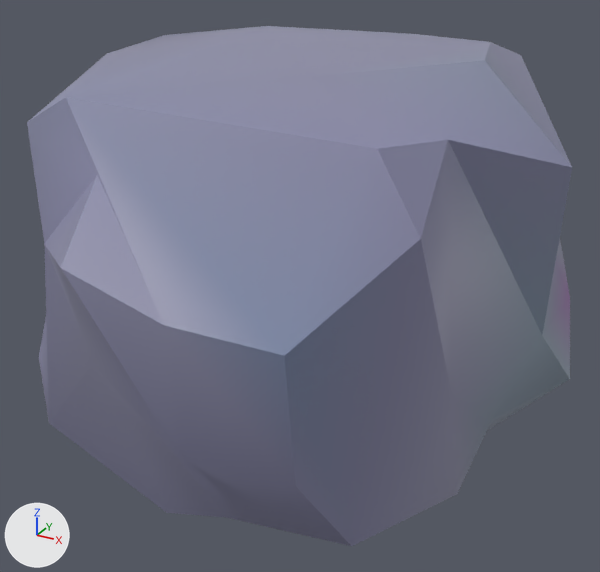
Renders of the glTF model dist/Model/iron.glb from each side of a commit.
One viewpoint serves both versions: a 50 mm camera at (0.973, -1.764, 0.811) aimed at (0.007, -0.008, -0.067). The lights are fixed; the arrows at lower left show +X, +Y and +Z. Vertices at the same position are counted once.

In view in the first picture: 'iron'.
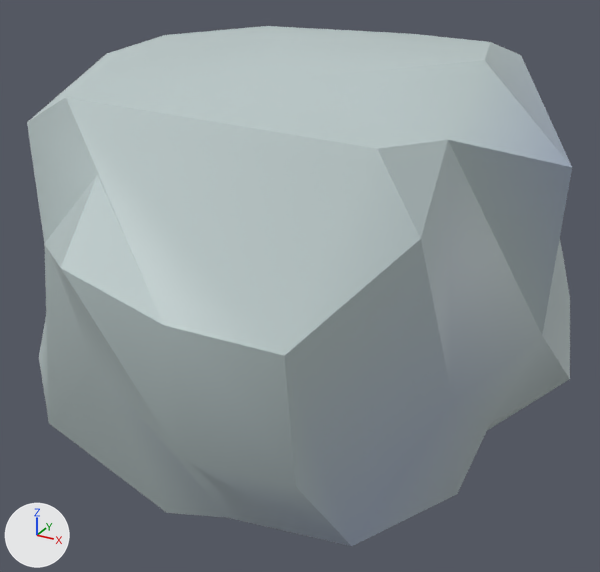
Patch to the scene script:
```diff
--- a/dist/Model/iron.glb.py
+++ b/dist/Model/iron.glb.py
@@ mat_iron @@
 n0 = _N.new('ShaderNodeBsdfPrincipled'); n0.name = 'Principled BSDF'
 n1 = _N.new('ShaderNodeOutputMaterial'); n1.name = 'Material Output'
+n3 = _N.new('ShaderNodeMix'); n3.name = 'Mix'
+n3.data_type = 'RGBA'
+n3.blend_type = 'MULTIPLY'
+n3.inputs[0].default_value = 1.0  # 'Factor'
+n3.inputs[7].default_value = (0.51, 0.6, 0.6, 1.0)  # 'B', light grey #bdcbcb
 n2 = _N.new('ShaderNodeVertexColor'); n2.name = 'Color Attribute'
 _L.new(n0.outputs[0], n1.inputs[0])  # 'BSDF' to 'Surface'
-_L.new(n2.outputs[0], n0.inputs[0])  # 'Color' to 'Base Color'
+_L.new(n3.outputs[2], n0.inputs[0])  # 'Result' to 'Base Color'
+_L.new(n2.outputs[0], n3.inputs[6])  # 'Color' to 'A'
@@ me_cube_015 @@
 me_cube_015.from_pydata(...)  # 71 vertices, 138 faces; spans x -0.662..0.675, y -0.717..0.746, z -0.623..0.58
 # used by ob_iron; location = (0.0, 0.0, 0.0)
+# me_cube_015 part 1: 87 faces centred in x -0.599..0.643, y -0.705..0.56, z -0.592..0.562 are repainted in the vertex colours; the middle colour goes from blue #8b8daa to white #ffffff
+# me_cube_015 part 2: 51 faces centred in x -0.524..0.629, y -0.591..0.692, z -0.555..0.481 are repainted in the vertex colours; the middle colour goes from grey #9090aa to white #efeff7
 me_cube_015.materials.append(mat_iron)
```

Location of each change, (x1, y1, x2, y2) in pixels of the pictures (600 x 572 px):
'iron', recoloured: (27, 26, 572, 546) in both
part 1 of me_cube_015, recoloured: (27, 26, 572, 545) in both
part 2 of me_cube_015, recoloured: (180, 42, 572, 546) in both
